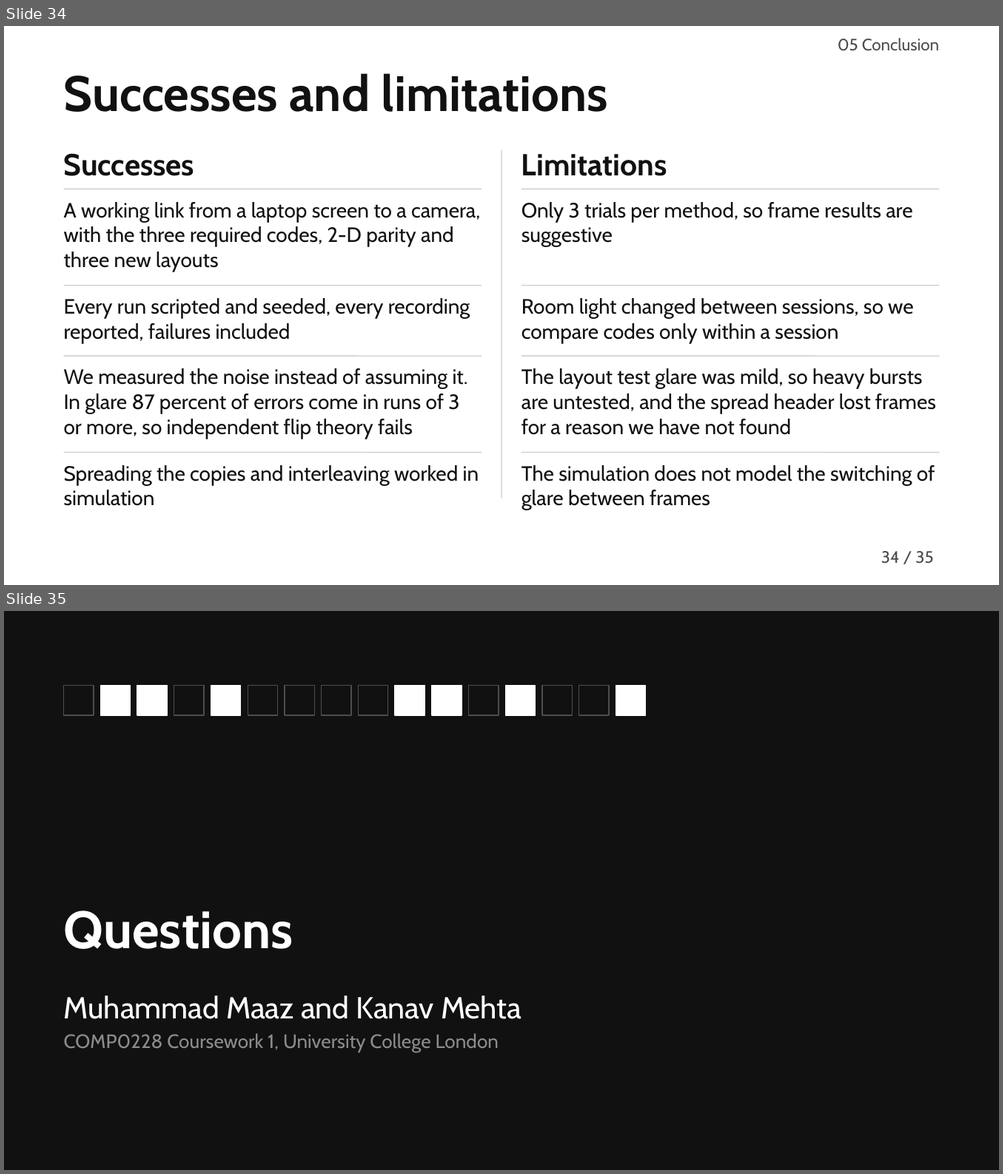
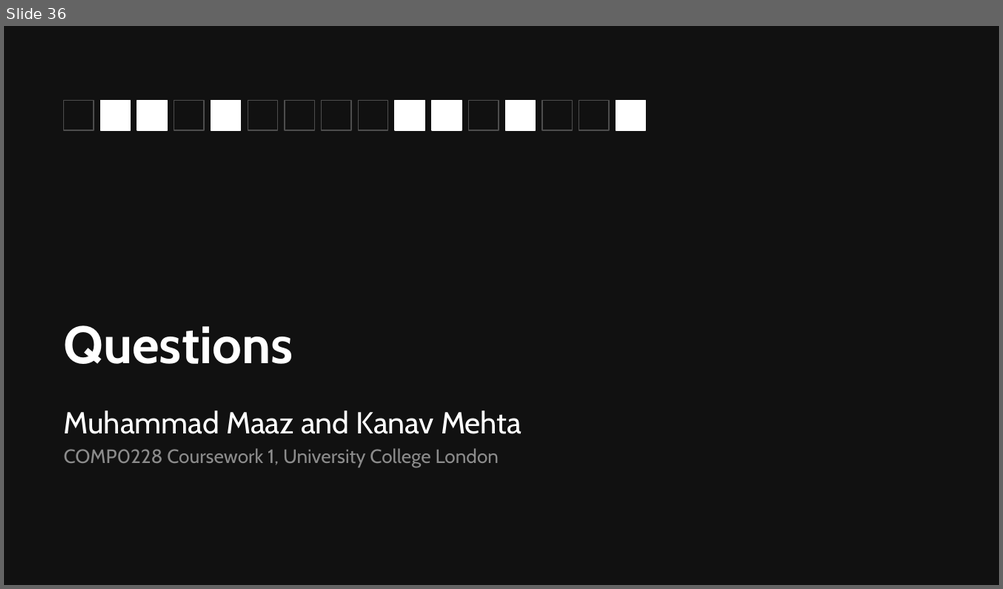
Before and after one commit to MuhammadMaazA/SamplingCW, a slide deck: presentation/gridlink-presentation.pptx. Shown one above the other, each under a label of ours: slides 34 and 35 before the commit, slide 36 after it. The pictures are 1003x1174 and 1003x589 pixels, drawn with LibreOffice and Linux fonts; fonts in the diff are those of the drawing. Boxes give left, top, right and bottom in pixels: in the first picture for what was removed or moved away, otherwise in the second. Text is boxed around its words. In the diff, an @@ line names an element or a change of style, - is before the commit and + after.

Commit message:
add a replay of one recording as the demo slide, split the talk between us and shorten the conclusion

```diff
--- a/presentation/gridlink-presentation.pptx
+++ b/presentation/gridlink-presentation.pptx
@@ slide 34 removed at box(4, 26, 999, 585), background #FFFFFF @@
@@ text removed at box(837, 38, 939, 51) @@
-05 Conclusion
@@ title removed at box(64, 73, 609, 112) @@
-Successes and limitations
@@ text removed at box(64, 153, 195, 176) @@
-Successes
@@ line removed from (501, 150) to (501, 498) @@
@@ text removed at box(521, 154, 667, 176) @@
-Limitations
@@ line removed from (64, 189) to (481, 189) @@
@@ text removed at box(64, 202, 480, 272) @@
-A working link from a laptop screen to a camera, with the three required codes, 2-D parity and three new layouts
@@ line removed from (521, 189) to (939, 189) @@
@@ text removed at box(521, 202, 912, 247) @@
-Only 3 trials per method, so frame results are suggestive
@@ line removed from (64, 286) to (481, 286) @@
@@ line removed from (521, 286) to (939, 286) @@
@@ text removed at box(64, 298, 470, 343) @@
-Every run scripted and seeded, every recording reported, failures included
@@ text removed at box(521, 298, 913, 343) @@
-Room light changed between sessions, so we compare codes only within a session
@@ line removed from (64, 356) to (481, 356) @@
@@ line removed from (521, 356) to (939, 356) @@
@@ text removed at box(64, 369, 468, 439) @@
-We measured the noise instead of assuming it. In glare 87 percent of errors come in runs of 3 or more, so independent flip theory fails
@@ text removed at box(521, 369, 936, 435) @@
-The layout test glare was mild, so heavy bursts are untested, and the spread header lost frames for a reason we have not found
@@ line removed from (64, 453) to (481, 453) @@
@@ text removed at box(64, 466, 479, 506) @@
-Spreading the copies and interleaving worked in simulation
@@ line removed from (521, 453) to (939, 453) @@
@@ text removed at box(521, 466, 934, 511) @@
-The simulation does not model the switching of glare between frames
@@ page number removed at box(881, 551, 899, 564) @@
-34
@@ text removed at box(915, 551, 933, 564) @@
-/ 35
@@ what was slide 35 is now slide 36 @@
```
Also in this commit, not shown: 32 slides changed, 2 slides added, 11 other files.
